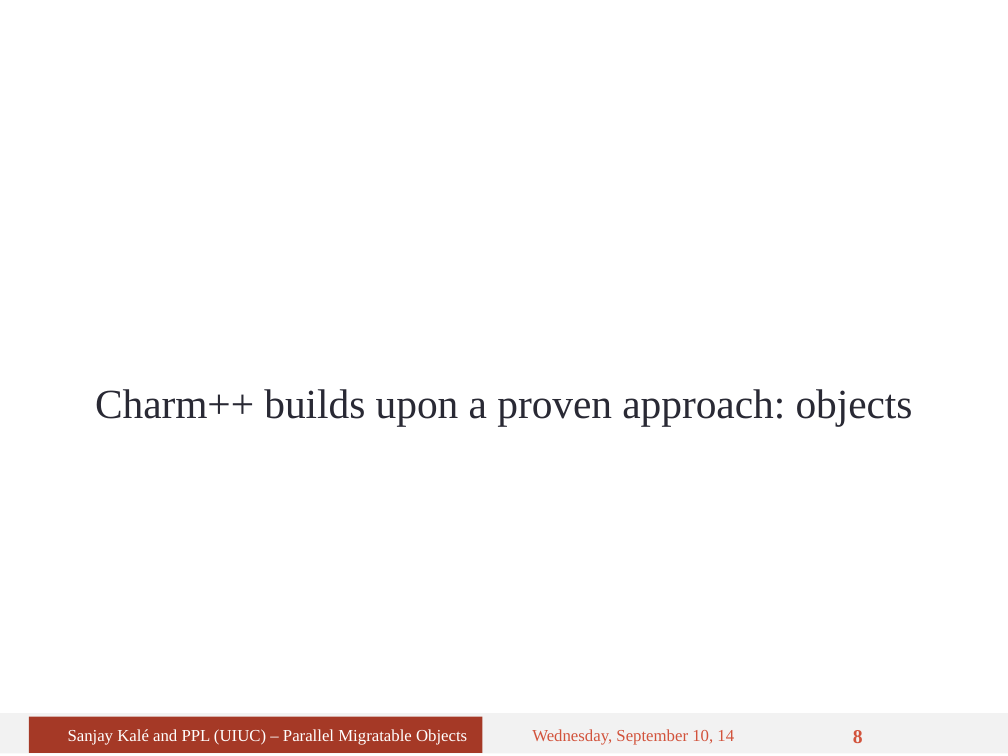
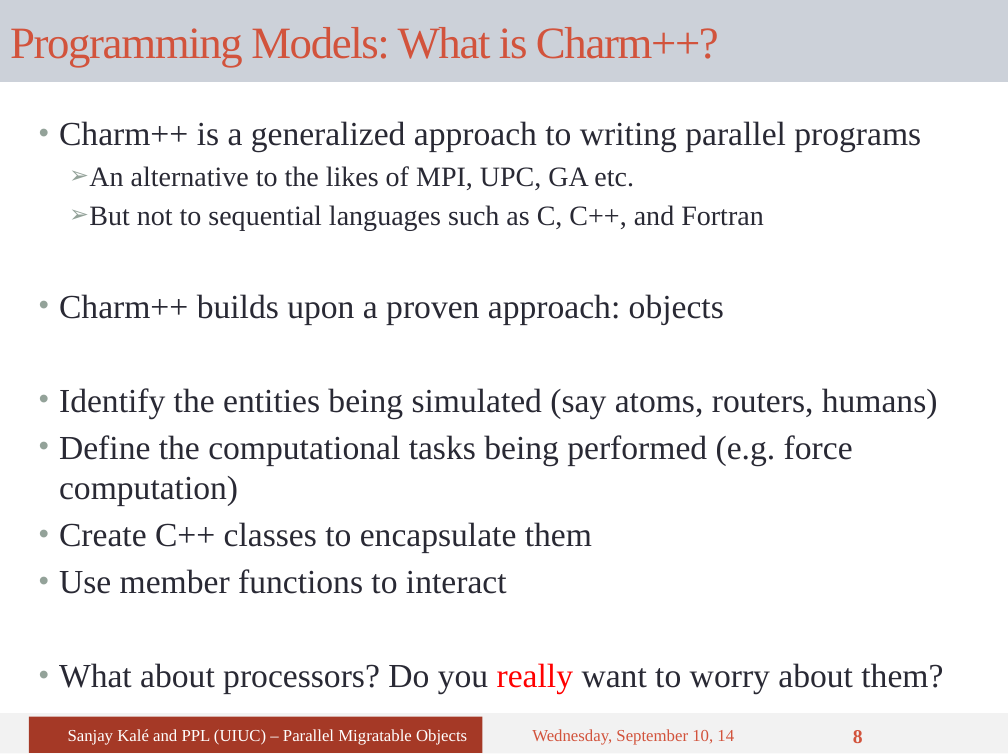
Before and after one commit to UIUC-PPL/charm_tutorial, a slide deck: slide 8 of tutorial-01-intro.pptx. Drawn at 1008x756 pixels with LibreOffice and Linux fonts; fonts in the diff are those of the drawing. Boxes give left, top, right and bottom in pixels: in the first picture for what was removed or moved away, otherwise in the second. Text is boxed around its words. In the diff, an @@ line names an element or a change of style, - is before the commit and + after.

```diff
--- a/tutorial-01-intro.pptx
+++ b/tutorial-01-intro.pptx
@@ title added at (0, 0, 1008, 82), fill #CCD1D9, 32 pt, text #D2533C @@
+Programming Models: What is Charm++?
@@ text added at (59, 121, 943, 694), 24 pt, text #292934 @@
+• Charm++ is a generalized approach to writing parallel programs
+  ➢ An alternative to the likes of MPI, UPC, GA etc.
+  ➢ But not to sequential languages such as C, C++, and Fortran
+• Charm++ builds upon a proven approach: objects
+• Identify the entities being simulated (say atoms, routers, humans)
+• Define the computational tasks being performed (e.g. force computation)
+• Create C++ classes to encapsulate them
+• Use member functions to interact
+• What about processors? Do you really want to worry about them?
@@ text removed at (95, 389, 913, 427) @@
-Charm++ builds upon a proven approach: objects
```
Also in this commit, not shown: 5 other slides changed, 6 slides added.
